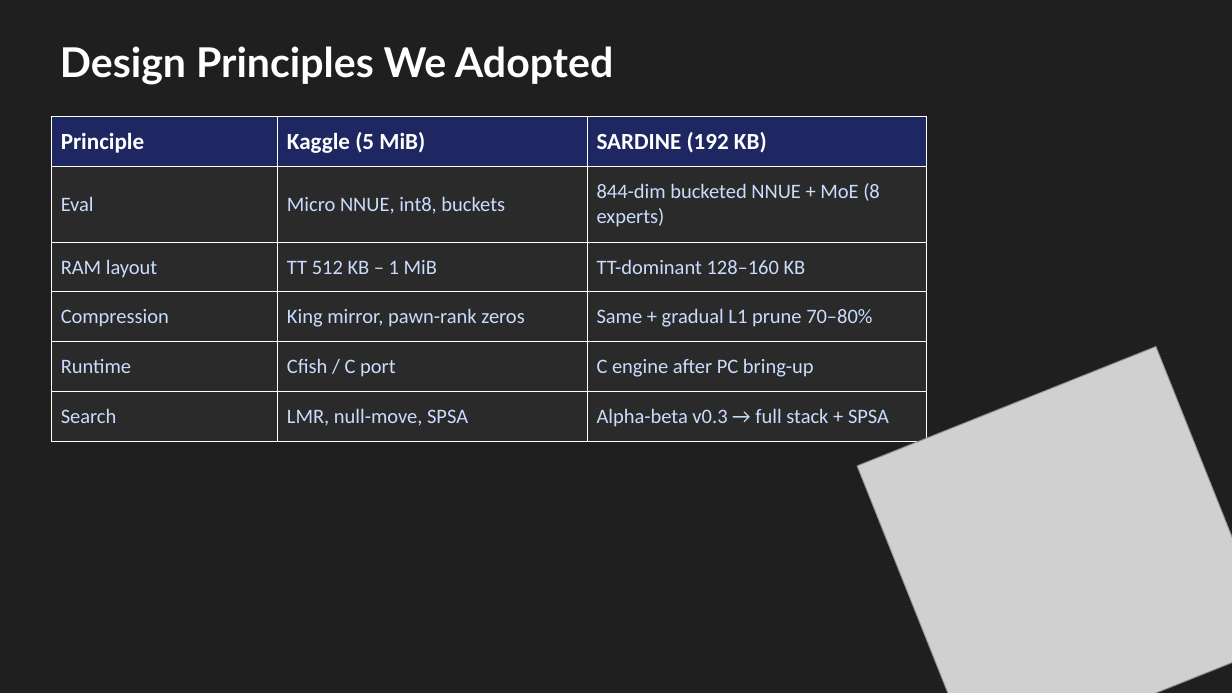
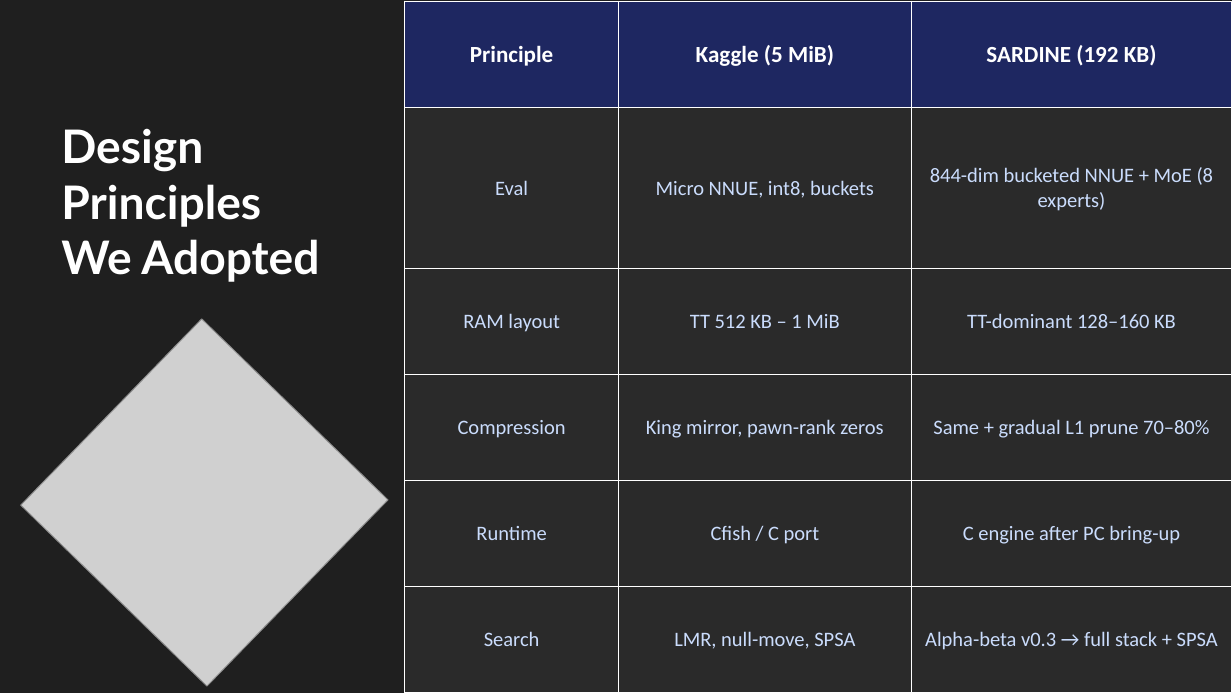
Before and after one commit to Omega97/TinyML_Internship, a slide deck: slide 4 of presentations/SARDINE_ICTP_2026-07.pptx. Drawn at 1232x693 pixels with LibreOffice and Linux fonts; fonts in the diff are those of the drawing; grey boxes stand for pictures. Boxes give left, top, right and bottom in pixels: in the first picture for what was removed or moved away, otherwise in the second. Text is boxed around its words. In the diff, an @@ line names an element or a change of style, - is before the commit and + after.

```diff
--- a/presentations/SARDINE_ICTP_2026-07.pptx
+++ b/presentations/SARDINE_ICTP_2026-07.pptx
@@ table at box(405, 1, 1232, 693) @@
@@ alignment left to centre @@
@@ table: place and size @@
-table at box(52, 116, 927, 442)
+table at box(405, 1, 1232, 693)
@@ text at box(61, 128, 319, 282): text changed; size 32 to 36 pt @@
-Design Principles We Adopted
+Design
+Principles
+We Adopted
@@ picture at box(21, 319, 388, 686): rotation 338 to 44 degrees @@
```
Also in this commit, not shown: 2 other slides changed, 18 other files.
